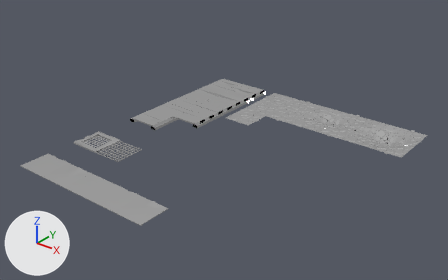
What one commit did to the FBX model Assets/Art/Models/Environment/Architecture/Floors.fbx.
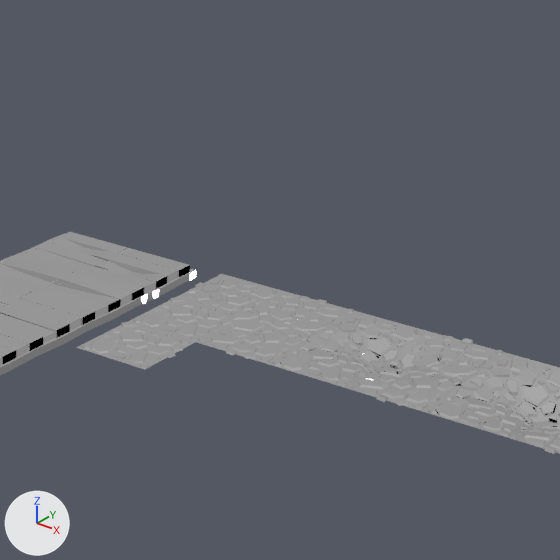
Old and new are each drawn whole from a 50 mm lens placed at (-1.28, -8.84, 8.65), pointed at (-12.92, 5.71, -0.37) and again close up on the part from 44% to 87% of the width and 0% to 68% of the height. Lighting does not change. The marker at lower left points along +X, +Y and +Z. Where no turn or scale is listed for an object, it has been applied to the vertices.

The older version as bpy lines, for what is in view:
```python
me_floorstone2x2_001 = bpy.data.meshes.new('FloorStone2x2.001')
me_floorstone2x2_001.from_pydata(...)  # 984 vertices, 585 faces; spans x -1.04..1.0, y -1.04..1.04, z -0.01..0.02
me_floorstone2x2_001.materials.append(mat_imphenziapixpal)  # its picture is missing
me_floorstone2x2uneven2_001 = bpy.data.meshes.new('FloorStone2x2Uneven2.001')
me_floorstone2x2uneven2_001.from_pydata(...)  # 1005 vertices, 600 faces; spans x -1.04..1.0, y -1.04..1.04, z -0.31..0.04
me_floorstone2x2uneven2_001.materials.append(mat_imphenziapixpal)  # its picture is missing
me_floorwood2x2worn_001 = bpy.data.meshes.new('FloorWood2x2Worn.001')
me_floorwood2x2worn_001.from_pydata(...)  # 825 vertices, 748 faces; spans x -1.11..1.11, y -1.0..1.0, z -0.18..0.04
me_floorwood2x2worn_001.materials.append(mat_imphenziapixpal)  # its picture is missing
ob_floorstone2x2 = bpy.data.objects.new('FloorStone2x2', me_floorstone2x2_001)
ob_floorstone2x2.location = (-12.5, 8.5, 0.0)
ob_floorstone2x2uneven2 = bpy.data.objects.new('FloorStone2x2Uneven2', me_floorstone2x2uneven2_001)
ob_floorstone2x2uneven2.location = (-8.5, 8.5, 0.0)
ob_floorwood2x2worn = bpy.data.objects.new('FloorWood2x2Worn', me_floorwood2x2worn_001)
ob_floorwood2x2worn.location = (-15.0, 8.5, 0.0)
# also in view: 'FloorStone1x1' at (-12.99, 7.0, 0.01); 'FloorWood2x2Normal' at (-15.0, 6.5, -0.07); 'FloorStone2x2Uneven1' at (-10.52, 8.5, -0.08)
```
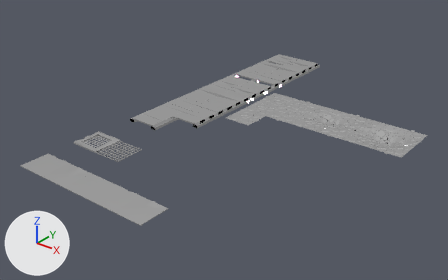
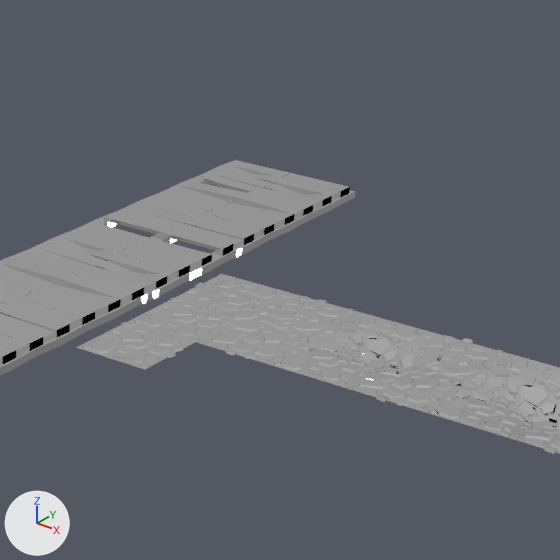
Changed parts and their boxes [x1, y1, x2, y2] in the close-ups (560 x 560 px):
'FloorWood2x2Broken1', added
    after: [65, 194, 280, 277]
'FloorWood2x2Broken2', added
    after: [152, 160, 356, 235]

The change, as a list of edits to the scene's bpy script:
```text
Add me_floorwood2x2broken2_033:
    me_floorwood2x2broken2_033.from_pydata(...)  # 453 vertices, 373 faces; spans x -1.11..1.11, y -1.0..1.0, z -0.18..0.04
    me_floorwood2x2broken2_033.materials.append(mat_imphenziapixpal)  # its picture is missing
Add me_floorwood2x2broken1_029:
    me_floorwood2x2broken1_029.from_pydata(...)  # 345 vertices, 274 faces; spans x -1.11..1.11, y -1.0..1.0, z -0.16..0.01
    me_floorwood2x2broken1_029.materials.append(mat_imphenziapixpal)  # its picture is missing
Add ob_floorwood2x2broken2:
    ob_floorwood2x2broken2 = bpy.data.objects.new('FloorWood2x2Broken2', me_floorwood2x2broken2_033)
    ob_floorwood2x2broken2.location = (-15.0, 12.5, 0.0)
Add ob_floorwood2x2broken1:
    ob_floorwood2x2broken1 = bpy.data.objects.new('FloorWood2x2Broken1', me_floorwood2x2broken1_029)
    ob_floorwood2x2broken1.location = (-15.0, 10.5, 0.0)
```
